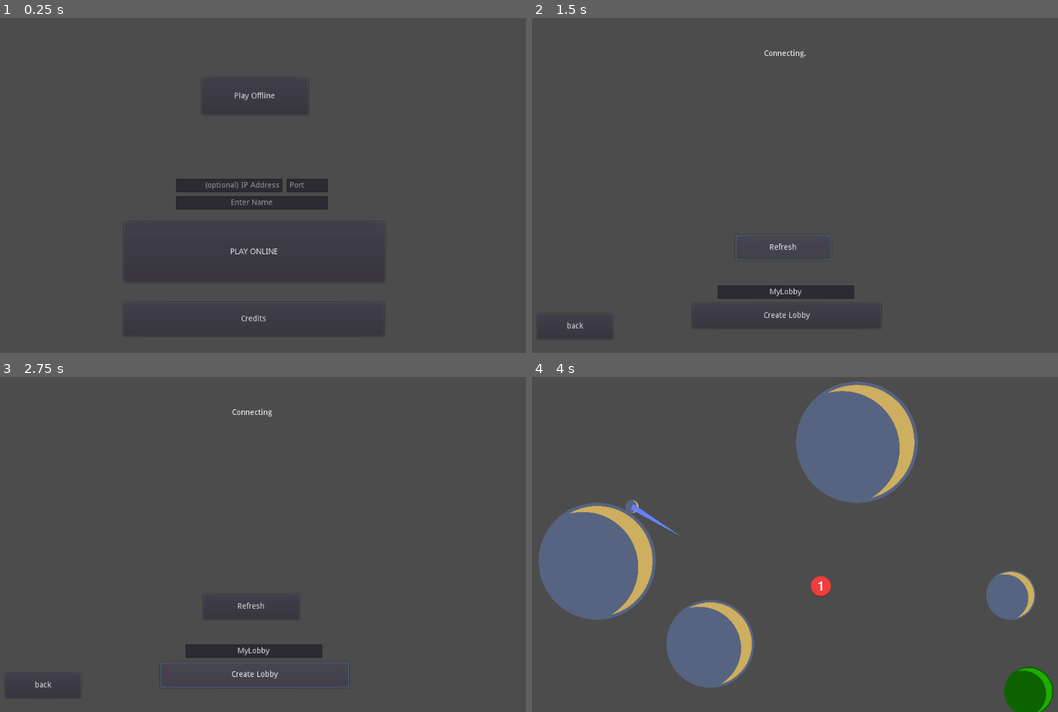
Above: before the commit, frames 1-4 (two rows, left to right).
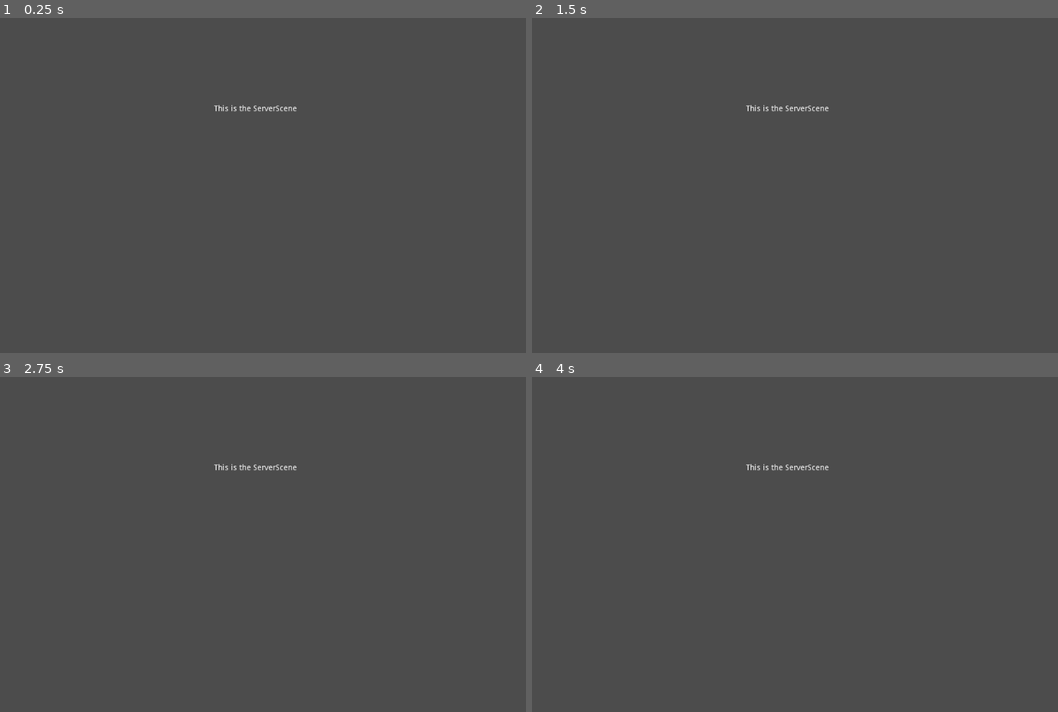
Above: after the commit, the same moments.

Repository: Athakaspen/SpaceGolf
Game: Godot game, scene res://Scenes/MyNetworking/InitScene.tscn
Same seed, same stepped clock (60 frames per second), same inputs: the game is played once before the commit and once after it.
Inputs (mouse positions are in pixels of both pictures, inside the frame that each line leads up to):
- Up to frame 1 (0.25 s): no input
- Up to frame 2 (1.5 s): click (784, 252) at 0.5 s, where only the run before the commit has a clickable "PLAY ONLINE"; click (784, 249) at 1.25 s, where only the run before the commit has a clickable "Refresh"
- Up to frame 3 (2.75 s): click (252, 675) at 2 s, where only the run before the commit has a clickable "Create Lobby"
- Up to frame 4 (4 s): click (574, 685) at 2.75 s, where only the run before the commit has a clickable "back"; click (784, 454) at 3.5 s, where only the run before the commit has a clickable "Play Offline"

The runs differ from the first frame. In frame 1, 2.5% of the frame differs, in the area x 33-63%, y 22-91%; in frame 2, 1.4%; in frame 3, 1.5%; in frame 4, 19%, in the area x 1-100%, y 1-100%.
Error before the commit: Invalid get index 'create_lobby' (on base: 'Node (NetworkManager.gd)'). Did you mean '.create_lobby()' or funcref(obj, "create_lobby") ? (res://Scripts/MyNetwo…

Commit message:
lobbys work?

Diff:
--- a/Scenes/MyNetworking/LobbyInstance.tscn
+++ b/Scenes/MyNetworking/LobbyInstance.tscn
@@ -1,22 +1,89 @@
 [gd_scene load_steps=2 format=2]
 
-[ext_resource path="res://Scenes/MyNetworking/PlayerPanel.tscn" type="PackedScene" id=1]
+[sub_resource type="GDScript" id=1]
+script/source = "extends Control
+
+var nickname:String
+var max_players:int = 8
+
+var owner_id:int = -1
+
+var players:Dictionary = {}
+var my_data = {'name': null, 'transform': null}
+
+func get_cur_players():
+	return players.size()
+
+# Called when the node enters the scene tree for the first time.
+func _ready():
+	pass # Replace with function body.
+
+remotesync func create_player(other_player_id, data):
+	players[other_player_id] = data
+	var new_panel = load(\"res://Scenes/MyNetworking/PlayerPanel.tscn\").instance()
+	new_panel.name = str(other_player_id)
+	new_panel.updateData(data)
+	new_panel.set_network_master(other_player_id)
+	$PlayerPanelHolder.add_child(new_panel)
+
+func on_player_joined(new_player_id, data):
+	# Only called by server
+	if is_network_master():
+		for id in players.keys():
+			rpc_id(new_player_id, \"create_player\", id, players[id])
+		players[new_player_id] = data
+		for id in players.keys():
+			rpc_id(id, \"create_player\", new_player_id, data)
+		create_player(new_player_id, data)
+
+mastersync func on_player_left(other_player_id):
+	# Only called by server
+	if is_network_master():
+		erase_player(other_player_id)
+		if players.size() == 0:
+			print(\"Lobby Empty, deleting\")
+			self.queue_free()
+		for id in players.keys():
+			rpc_id(id, \"erase_player\", other_player_id)
+
+remotesync func erase_player(other_player_id):
+	if players.has(other_player_id):
+		players.erase(other_player_id)
+	var panel = $PlayerPanelHolder.get_node_or_null(str(other_player_id))
+	if panel != null:
+		panel.queue_free()
+
+
+
+func _on_LeaveLobby_pressed():
+	rpc_id(1, \"on_player_left\", get_tree().get_network_unique_id())
+	# return to list
+	get_tree().change_scene(\"res://Scenes/MyNetworking/LobbyList.tscn\")
+	# remove this lobby from list
+	LobbyService.remove_all_lobbies()
+"
 
 [node name="LobbyInstance" type="Control"]
 anchor_right = 1.0
 anchor_bottom = 1.0
+script = SubResource( 1 )
 
 [node name="PlayerPanelHolder" type="HFlowContainer" parent="."]
 anchor_right = 1.0
 anchor_bottom = 1.0
 
-[node name="PlayerPanel" parent="PlayerPanelHolder" instance=ExtResource( 1 )]
-margin_left = 0.0
-margin_top = 0.0
+[node name="StartGame" type="Button" parent="."]
+margin_left = 700.0
+margin_top = 478.0
+margin_right = 893.0
+margin_bottom = 552.0
+text = "Start Game"
 
-[node name="Button" type="Button" parent="."]
-margin_left = 403.0
-margin_top = 482.0
-margin_right = 596.0
-margin_bottom = 556.0
-text = "Start Game"
+[node name="LeaveLobby" type="Button" parent="."]
+margin_left = 183.0
+margin_top = 474.0
+margin_right = 376.0
+margin_bottom = 548.0
+text = "Leave Lobby"
+
+[connection signal="pressed" from="LeaveLobby" to="." method="_on_LeaveLobby_pressed"]
--- a/Scenes/MyNetworking/LobbyList.tscn
+++ b/Scenes/MyNetworking/LobbyList.tscn
@@ -44,7 +44,7 @@
 margin_bottom = 434.0
 text = "Refresh"
 
-[node name="LineEdit" type="LineEdit" parent="."]
+[node name="NewLobbyName" type="LineEdit" parent="."]
 margin_left = 357.0
 margin_top = 479.0
 margin_right = 601.0
@@ -66,6 +66,14 @@
 margin_right = 170.0
 margin_bottom = 575.0
 text = "back"
+
+[node name="NoLobbies" type="Label" parent="."]
+visible = false
+margin_left = 423.0
+margin_top = 71.0
+margin_right = 536.0
+margin_bottom = 85.0
+text = "No lobbies found."
 
 [node name="LobbyList" type="ScrollContainer" parent="."]
 margin_left = 125.0
--- a/Scenes/MyNetworking/LobbyPanel.tscn
+++ b/Scenes/MyNetworking/LobbyPanel.tscn
@@ -4,18 +4,20 @@
 script/source = "extends PanelContainer
 
 
-# Called when the node enters the scene tree for the first time.
-#func _ready():
-#	pass # Replace with function body.
+signal JoinButton_pressed(lobby_id)
 
 func updateData(lobbyData):
 	$HBoxContainer/ID.text = name
-	$HBoxContainer/Name.text = lobbyData[0]
-	$HBoxContainer/NumPlayers.text = str(lobbyData[1]) + \"/\" + str(lobbyData[2])
+	$HBoxContainer/Name.text = lobbyData[\"name\"]
+	$HBoxContainer/NumPlayers.text = str(lobbyData[\"cur_players\"]) + \"/\" + str(lobbyData[\"max_players\"])
 
 # Called every frame. 'delta' is the elapsed time since the previous frame.
 #func _process(delta):
 #	pass
+
+
+func _on_JoinButton_pressed():
+	emit_signal(\"JoinButton_pressed\", name)
 "
 
 [node name="LobbyPanel" type="PanelContainer"]
@@ -59,3 +61,5 @@
 margin_right = 705.0
 margin_bottom = 36.0
 text = "Join Lobby"
+
+[connection signal="pressed" from="HBoxContainer/JoinButton" to="." method="_on_JoinButton_pressed"]
--- a/Scenes/MyNetworking/PlayerPanel.tscn
+++ b/Scenes/MyNetworking/PlayerPanel.tscn
@@ -1,6 +1,29 @@
-[gd_scene load_steps=2 format=2]
+[gd_scene load_steps=3 format=2]
 
 [ext_resource path="res://Sprites/hiicmoon.png" type="Texture" id=1]
+
+[sub_resource type="GDScript" id=1]
+script/source = "extends PanelContainer
+
+
+# Called when the node enters the scene tree for the first time.
+#func _ready():
+#	pass # Replace with function body.
+
+func updateData(playerData):
+	$VBoxContainer/ID.text = name
+	$VBoxContainer/Name.text = playerData[\"name\"]
+
+func _ready():
+	set_process_input(is_network_master())
+
+	if(is_network_master()):
+		self.modulate = Color.green
+
+# Called every frame. 'delta' is the elapsed time since the previous frame.
+#func _process(delta):
+#	pass
+"
 
 [node name="PlayerPanel" type="PanelContainer"]
 margin_left = 20.0
@@ -8,6 +31,7 @@
 margin_right = 160.0
 margin_bottom = 240.0
 rect_min_size = Vector2( 160, 240 )
+script = SubResource( 1 )
 
 [node name="VBoxContainer" type="VBoxContainer" parent="."]
 margin_left = 7.0
@@ -29,3 +53,10 @@
 margin_bottom = 158.0
 text = "Player X"
 align = 1
+
+[node name="ID" type="Label" parent="VBoxContainer"]
+margin_top = 162.0
+margin_right = 146.0
+margin_bottom = 176.0
+text = "12345678"
+align = 1
--- a/Scripts/MainMenu.gd
+++ b/Scripts/MainMenu.gd
@@ -8,7 +8,7 @@
 
 func _on_Online_pressed():
 	var name = $EnterName.text
-	if name == "": name = UUID.NewID()
+	if name == "": name = "Anonymous"
 
 	# Get IP and port info
 	var IP = $EnterIP.text
@@ -19,7 +19,7 @@
 		NetworkManager.connect_to_server(name)
 	else:
 		NetworkManager.connect_to_server(name, IP, port)
-
+	print("changing scene")
 	get_tree().change_scene("res://Scenes/MyNetworking/LobbyList.tscn")
 
 
--- a/Scripts/MyNetworking/GameInstance.gd
+++ b/Scripts/MyNetworking/GameInstance.gd
@@ -26,7 +26,7 @@
 	var newPlayer = PLAYER_SCENE.instance()
 	newPlayer.setName(name)
 	newPlayer.setColor(color)
-	$PLAYERS
+	$PLAYERS.add_child(newPlayer)
 
 
 # Called every frame. 'delta' is the elapsed time since the previous frame.
--- a/Scripts/MyNetworking/LobbyList.gd
+++ b/Scripts/MyNetworking/LobbyList.gd
@@ -19,17 +19,29 @@
 		$Connecting.visible = false
 
 func _on_CreateLobby_pressed():
-	NetworkManager.create_lobby
-	pass # Replace with function body.
+	NetworkManager.rq_create_lobby($NewLobbyName.text)
+	# remove scene
+	self.queue_free()
+
+func _on_JoinButton_pressed(lobby_id):
+	NetworkManager.rq_join_lobby(lobby_id)
+	# remove scene
+	self.queue_free()
+
 
 func on_new_lobby_data(lobbyData):
+	if lobbyData.size() == 0:
+		$NoLobbies.visible = true
+	else:
+		$NoLobbies.visible = false
 	# update from data
 	for id in lobbyData:
-		var panel = $LobbyList/VBoxContainer.get_node(id)
+		var panel = $LobbyList/VBoxContainer.get_node_or_null(id)
 		if panel == null:
 			# Create new panel
 			panel = LOBBY_PANEL_SCENE.instance()
 			panel.name = id
+			panel.connect("JoinButton_pressed", self, "_on_JoinButton_pressed")
 			$LobbyList/VBoxContainer.add_child(panel)
 		# update data on panel
 		panel.updateData(lobbyData[id])
--- a/Scripts/MyNetworking/LobbyService.gd
+++ b/Scripts/MyNetworking/LobbyService.gd
@@ -1,16 +1,28 @@
 extends ViewportContainer
-
-
-# Declare member variables here. Examples:
-# var a = 2
-# var b = "text"
 
 
 # Called when the node enters the scene tree for the first time.
 func _ready():
+	set_network_master(1)
+	rect_size = OS.window_size
 	pass # Replace with function body.
 
+func remove_all_lobbies():
+	for child in get_children():
+		child.queue_free()
 
-# Called every frame. 'delta' is the elapsed time since the previous frame.
-#func _process(delta):
-#	pass
+# return data about all active lobbies
+func get_lobby_data():
+	var data = {}
+	for lobby in get_children():
+		data[lobby.name] = {
+			"name":lobby.nickname,
+			"cur_players":lobby.get_cur_players(),
+			"max_players":lobby.max_players,
+		}
+	return data
+
+# format of lobby data
+var lobby_dat = {
+	"ID": ["name", "cur_players", "max_players"]
+}
--- a/Scripts/MyNetworking/NetworkManager.gd
+++ b/Scripts/MyNetworking/NetworkManager.gd
@@ -4,7 +4,7 @@
 const DEFAULT_IP = '127.0.0.1'
 const DEFAULT_PORT = 24601
 const DEFAULT_MAX_PLAYERS = 64
-const DEFAULT_CONNECTION_TYPE = "client"
+const DEFAULT_CONNECTION_TYPE = "server"
 const SERVER_ID = 1
 
 var isConnected = false
@@ -25,9 +25,9 @@
 
 func _ready():
 	# Network signals.
-	get_tree().connect('network_peer_disconnected', self, '_on_player_disconnected')
-	get_tree().connect('network_peer_connected', self, '_on_player_connected')
-	get_tree().connect('connected_to_server', self, '_on_connected_to_server')
+	var e = get_tree().connect('network_peer_disconnected', self, '_on_player_disconnected')
+	e = get_tree().connect('network_peer_connected', self, '_on_player_connected')
+	e = get_tree().connect('connected_to_server', self, '_on_connected_to_server')
 
 	# Get arguments to check if this is the server.
 	var args = parse_os_args()
@@ -57,12 +57,14 @@
 	peer.create_client(ip, port)
 	get_tree().set_network_peer(peer)
 
-#	get_tree().get_root().get_node('World').create_player(player_nickname)
-
 # Called when THIS client successfully connects to the server.
 func _on_connected_to_server():
 	Notifications.notify("Connection Successful")
+	rpc_id(1, "register_player", my_data)
 	isConnected = true
+
+master func register_player(data):
+	players[get_tree().get_rpc_sender_id()] = data
 
 # Client calls this to initiate a data transfer
 func rq_lobby_data():
@@ -70,15 +72,8 @@
 
 # Runs on server, called by a client who wants a server list
 master func send_lobby_data():
-	print("Master send_lobby_data")
-	var ServerScene = $"../ServerScene"
-	if ServerScene != null and ServerScene.has_method("get_lobby_data"):
-		# Actually sending data now
-		var lobby_data = ServerScene.get_lobby_data()
-		rpc_id(get_tree().get_rpc_sender_id(), "receive_lobby_data", lobby_data)
-		print("Client RPC'd from server")
-	else:
-		print("ERROR: ServerScene not found")
+	var lobby_data = LobbyService.get_lobby_data()
+	rpc_id(get_tree().get_rpc_sender_id(), "receive_lobby_data", lobby_data)
 
 # Runs on client, called by server (in send_lobby_data)
 puppet func receive_lobby_data(lobby_data):
@@ -86,15 +81,37 @@
 	emit_signal("new_lobby_data", lobby_data)
 
 func rq_create_lobby(lobby_name:String):
-	rpc_id(1, "create_lobby", lobby_name)
+	rpc_id(1, "create_lobby", lobby_name, get_tree().get_network_unique_id())
 
-master func create_lobby(lobby_name:String):
+# Runs on server, creates the lobby
+master func create_lobby(lobby_name:String, creator_id:int):
 	var newLobby = load("res://Scenes/MyNetworking/LobbyInstance.tscn").instance()
+	var lobby_id = UUID.NewID()
+	newLobby.name = lobby_id
+	newLobby.nickname = lobby_name
+	newLobby.owner_id = creator_id
+	LobbyService.add_child(newLobby)
+	rpc_id(creator_id, "svr_create_lobby", lobby_id, lobby_name, creator_id)
+	newLobby.on_player_joined(creator_id, players[creator_id])
 
+# Called by server on clients to put them in a lobby
+puppet func svr_create_lobby(lobby_id:String, lobby_name:String, creator_id:int):
+	var newLobby = load("res://Scenes/MyNetworking/LobbyInstance.tscn").instance()
+	newLobby.name = lobby_id
+	newLobby.nickname = lobby_name
+	newLobby.owner_id = creator_id
+	LobbyService.add_child(newLobby)
 
 # Client calls this to pick a lobby to join
-func join_lobby(lobby_id):
-	pass
+func rq_join_lobby(lobby_id:String):
+	rpc_id(1, "join_lobby", lobby_id)
+
+master func join_lobby(lobby_id:String):
+	var player_id = get_tree().get_rpc_sender_id()
+	var lobby = LobbyService.get_node_or_null(lobby_id)
+	if lobby == null: print("Attempt to join nonexistent lobby")
+	rpc_id(player_id, "svr_create_lobby", lobby_id, lobby.nickname, lobby.owner_id)
+	lobby.on_player_joined(player_id, players[player_id])
 
 master func start_game():
 	pass # it's time
@@ -114,9 +131,17 @@
 # Notified this client when ANOTHER player disconnects from the same server.
 func _on_player_disconnected(other_player_id):
 	print("Player %s disconnected" % str(other_player_id))
-	print("my id is %s" % str(get_tree().get_network_unique_id()))
-	if players.has(other_player_id):
-		players.erase(other_player_id)
+	if(is_network_master()):
+		for lobby in LobbyService.get_children():
+			if other_player_id in lobby.players.keys():
+				lobby.on_player_left(other_player_id)
+				break
+		if players.has(other_player_id):
+			players.erase(other_player_id)
+	elif(1==other_player_id):
+		Notifications.notify("Disconnect from server")
+		get_tree().change_scene("res://Scenes/MainMenu.tscn")
+		LobbyService.remove_all_lobbies()
 	# delete any player node in the world
 
 # This function is called on the server.
--- a/Scripts/MyNetworking/ServerScene.gd
+++ b/Scripts/MyNetworking/ServerScene.gd
@@ -1,14 +1 @@
 extends Node
-
-
-# return data about all active lobbies
-func get_lobby_data():
-	return {
-		"42069": ["UltimateLobbyOfAwesome", 6, 9],
-		"42070": ["meh", 0, 2]
-	}
-
-# Possible format of lobby data
-var lobby_dat = {
-	"ID": ["name", "cur_players", "max_players"]
-}
--- a/Scripts/MyNetworking/UUID.gd
+++ b/Scripts/MyNetworking/UUID.gd
@@ -10,7 +10,7 @@
 static func randomBytes(n):
 	var r = []
 
-	for index in range(0, n):
+	for _i in range(0, n):
 		r.append(getRandomInt(256))
 
 	return r
